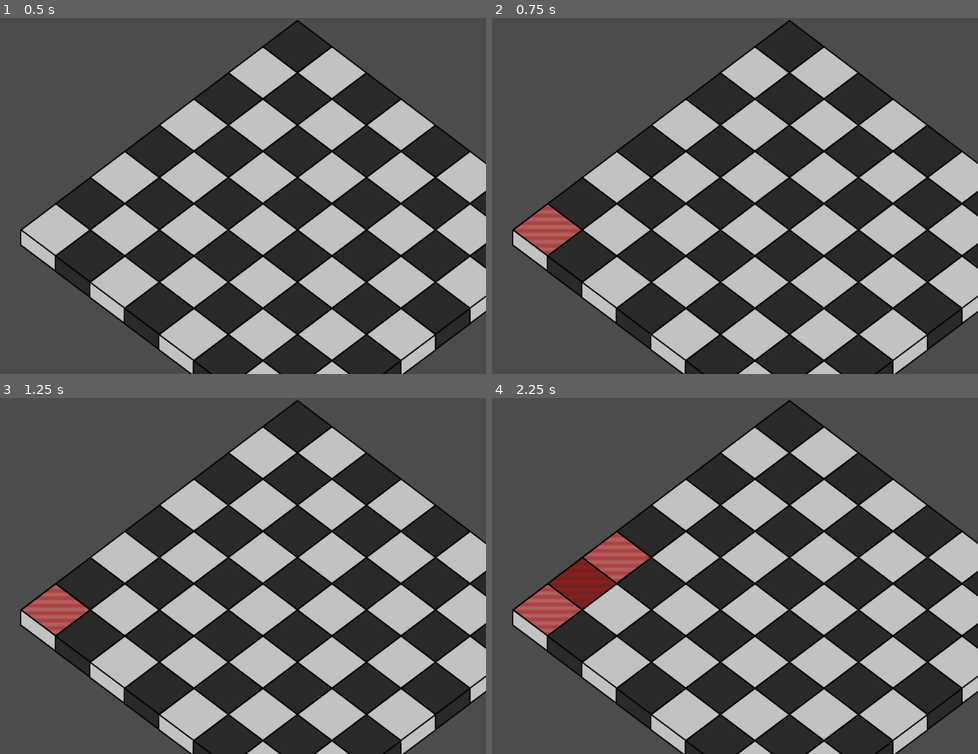
Above: before the commit, frames 1-4 (two rows, left to right).
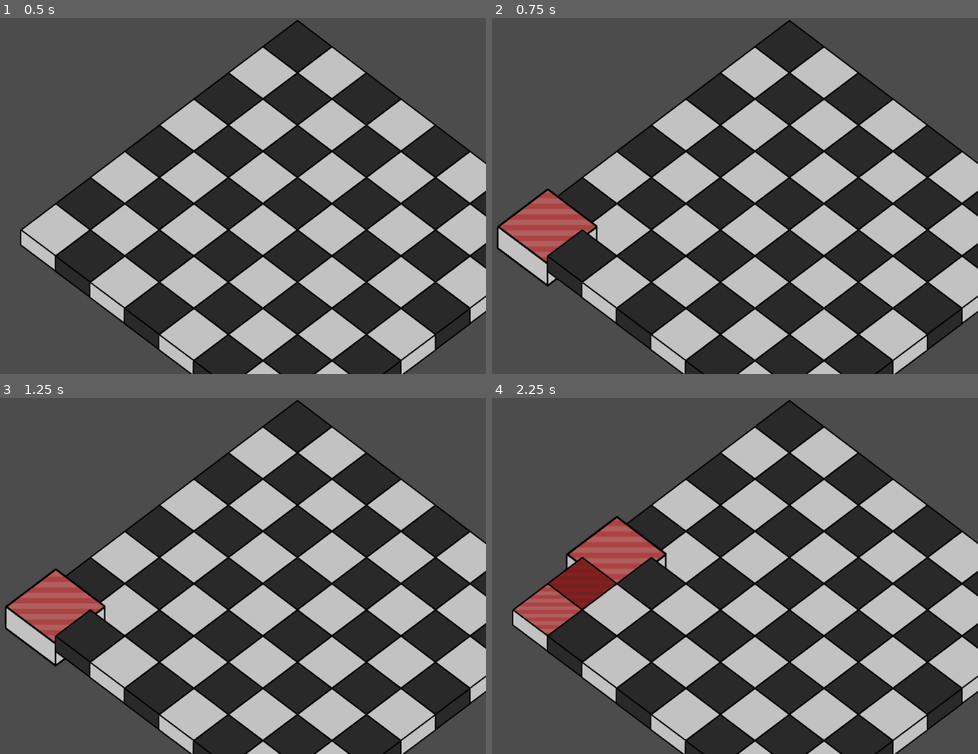
Above: after the commit, the same moments.

Repository: Trainzack/CS4700Final
Game: Godot game, scene res://TestBoard.tscn
Two runs of this game, one before a commit and one after it. Both use one fixed random seed, a clock stepped at 60 frames per second and the inputs below. The project has no main scene, so this scene is started directly.
Inputs (mouse positions are in pixels of both pictures, inside the frame that each line leads up to):
- Up to frame 1 (0.5 s): no input
- Up to frame 2 (0.75 s): tap Enter at 0.5 s; move the mouse to (545, 238) at 0.52 s; click (545, 238) at 0.67 s
- Up to frame 3 (1.25 s): no input
- Up to frame 4 (2.25 s): move the mouse to (584, 590) at 1.27 s; click (584, 590) at 1.42 s; move the mouse to (618, 565) at 2.02 s; click (618, 565) at 2.17 s

Frame 1 is identical in both runs. In frame 2, 2.0% of the frame differs, in the area x 0-22%, y 47-76%; in frame 3, 2.1%; in frame 4, 1.3%.

Commit message:
Got mouseover to work

Diff:
--- a/TestBoard.gd
+++ b/TestBoard.gd
@@ -27,8 +27,18 @@
 				#400,400 chosen as test starting position to populate the board from
 			tileNode.position = Vector2(300 + j*iso_x_offset + i*iso_x_offset, 370 - j*iso_y_offset + i*iso_y_offset)
 			tileNode.z_index = Z - j
+			tileNode.connect("mouse_entered", self, "process_mouse_enter", [i,j])
+			tileNode.connect("mouse_exited", self, "process_mouse_exit", [i,j])
 			tileArray.append(tileNode)
 		boardArray.append(tileArray)
+
+func process_mouse_enter(gridX,gridY):
+	print(gridX, " ", gridY, " entered")
+	boardArray[gridX][gridY].scale = Vector2(1.0,1.0)
+
+func process_mouse_exit(gridX,gridY):
+	print(gridX, " ", gridY, " exited")
+	boardArray[gridX][gridY].scale = Vector2(0.7,0.7)
 
 #func _process(delta):
 #	# Called every frame. Delta is time since last frame.
